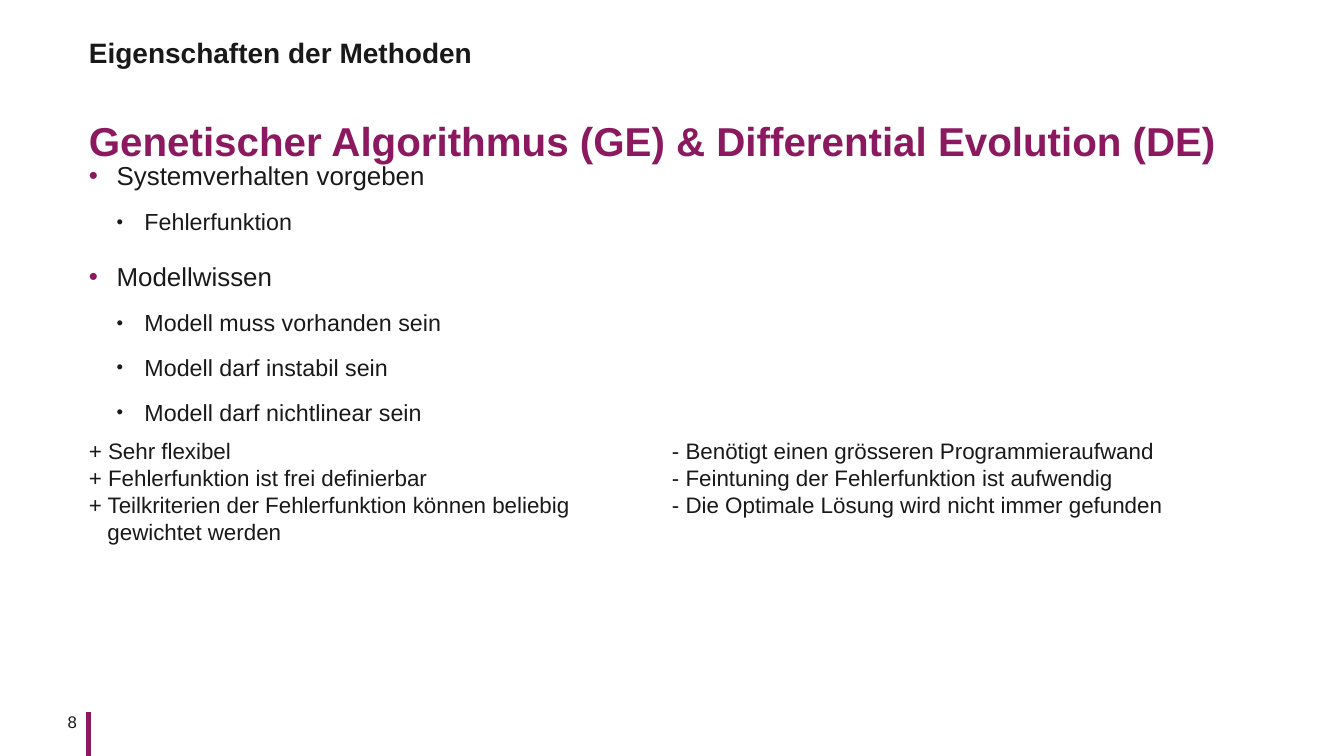
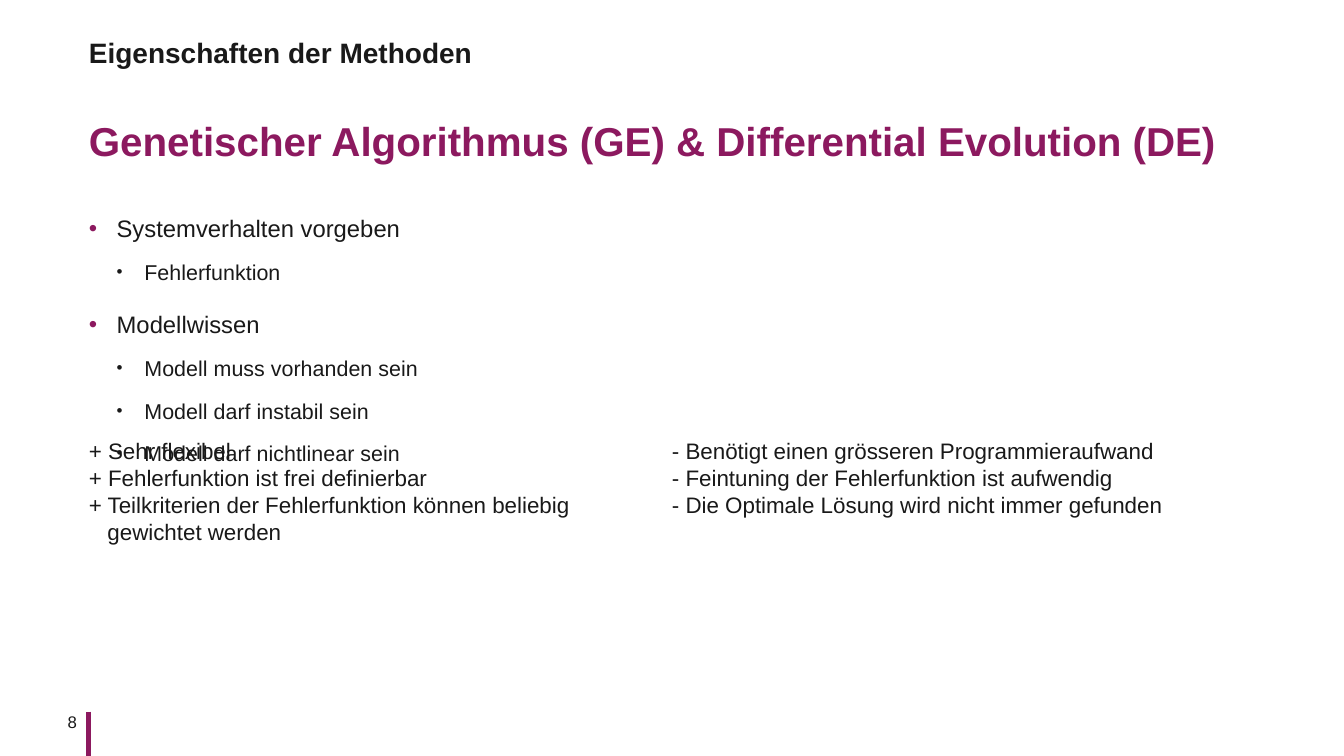
Before and after one commit to KROIA/Automatische_Reglersynthese, a slide deck: slide 8 of Präsentation/Präsentation.pptx. Drawn at 1344x756 pixels with LibreOffice and Linux fonts; fonts in the diff are those of the drawing; background and template pictures are left out. Boxes give left, top, right and bottom in pixels: in the first picture for what was removed or moved away, otherwise in the second. Text is boxed around its words. In the diff, an @@ line names an element or a change of style, - is before the commit and + after.

```diff
--- a/Präsentation/Präsentation.pptx
+++ b/Präsentation/Präsentation.pptx
@@ text "Systemverhalten vorgeben" at (117,219,417,466): size 18.5 to 17 pt in "Systemverhalten vorgeben", "Modellwissen"; size 16.6 to 15.3 pt in "Fehlerfunktion", "Modell muss vorhanden sein", "Modell darf instabil sein", "Modell darf nichtlinear sein" @@
```
Also in this commit, not shown: 4 other slides changed, 1 slide added.
